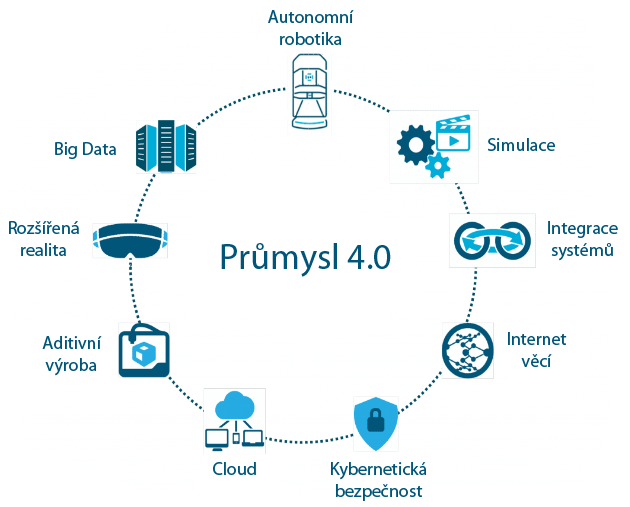
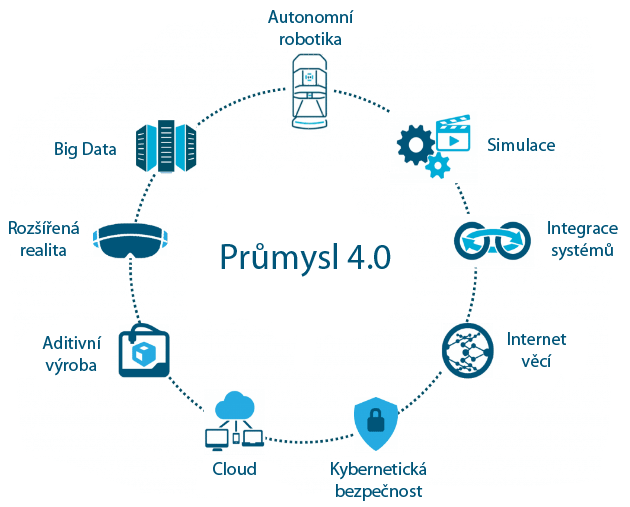
Before/after of a 630px x 507px layered artwork. What changed in the layer stack:
added layer "Vrstva 2" above "Vrstva 1" over (92, 57, 536, 454)
